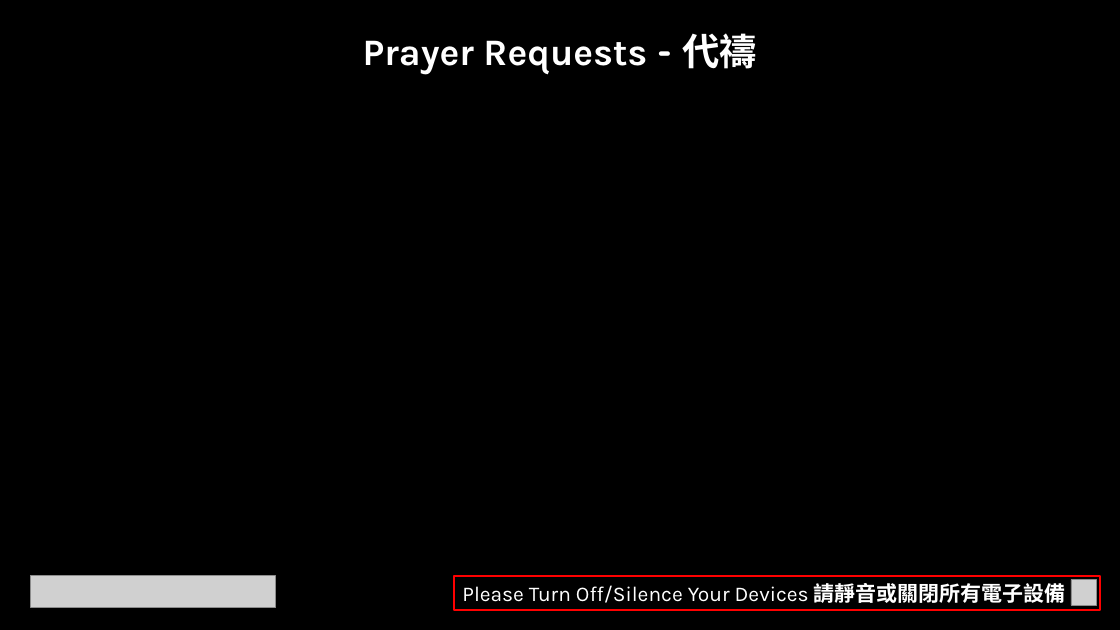
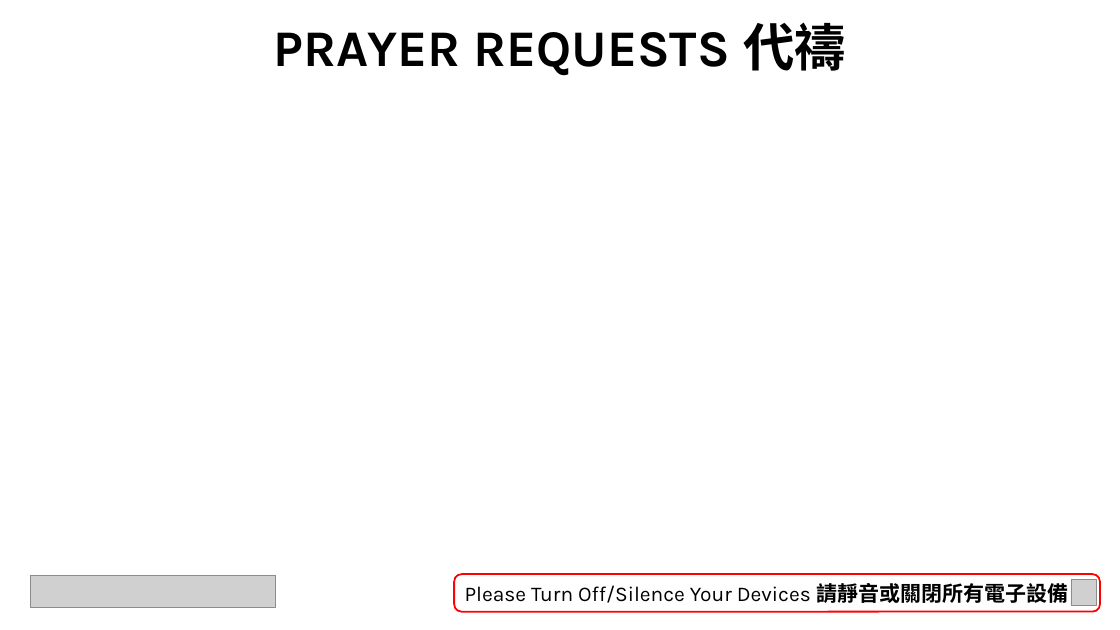
Before and after one commit to calebchanwy/tjc-powerpoint, a slide deck: slide 5 of TJCPowerPoint/Resources/ServiceWidescreen.pptx (slide 2 before the commit). Drawn at 1120x630 pixels with LibreOffice and Linux fonts; fonts in the diff are those of the drawing; grey boxes stand for pictures; background and template pictures are left out. Boxes give left, top, right and bottom in pixels: in the first picture for what was removed or moved away, otherwise in the second. Text is boxed around its words. In the diff, an @@ line names an element or a change of style, - is before the commit and + after.

Commit message:
27/12/22 V2 Redesign
Hymn selection
Light theme
Separate main sermon slides

```diff
--- a/TJCPowerPoint/Resources/ServiceWidescreen.pptx
+++ b/TJCPowerPoint/Resources/ServiceWidescreen.pptx
@@ background #000000 to picture (left out) @@
@@ text at [274,22,846,76]: text changed; size 32 to 44 pt; text colour #FFFFFF to #000000 @@
-Prayer Requests - 代禱
+PRAYER REQUESTS 代禱
@@ rounded rectangle "Please Turn Off/Silence Your Devices ..." at [455,574,1101,612]: text colour #FFFFFF to #000000; rectangle to rounded rectangle @@
```
Also in this commit, not shown: 7 other slides changed, 2 slides added, 29 other files.
